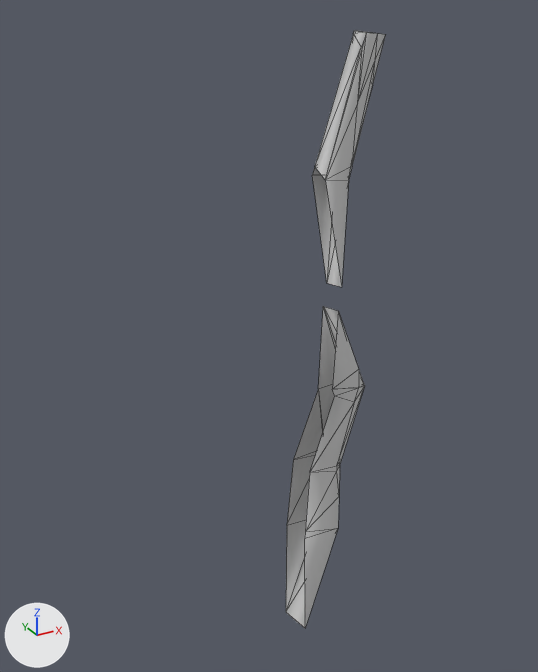
Before and after pictures for a commit that changed the glTF model Structures Plus/models/c90part_4d0ca440aa7650585b4c2aa8.glb.
Camera for both pictures: a 50 mm camera at (-2.159, -2.697, 1.627) aimed at (-1.186, -0.927, 0.743). Every picture has the same lights, and +X, +Y and +Z are marked at lower left. The older version comes first. Mesh edges are drawn as thin lines. Vertices at exactly the same position are counted once.

The scene before the commit, as lines of its bpy script (objects in view):
```python
me_mesh_0 = bpy.data.meshes.new('Mesh_0')
me_mesh_0.from_pydata(...)  # 60 vertices, 99 faces; spans x -1.12..-0.87, y -1.07..-0.88, z -0.33..1.58
# faces by material slot: [84, 15]
me_mesh_0.materials.append(mat_whitetrunk)  # light grey #d1d1d1
me_mesh_0.materials.append(mat_wood)  # light grey #d1d1d1
ob_cube = bpy.data.objects.new('Cube', me_mesh_0)
ob_cube.location = (0.0, 0.0, 0.0)
```
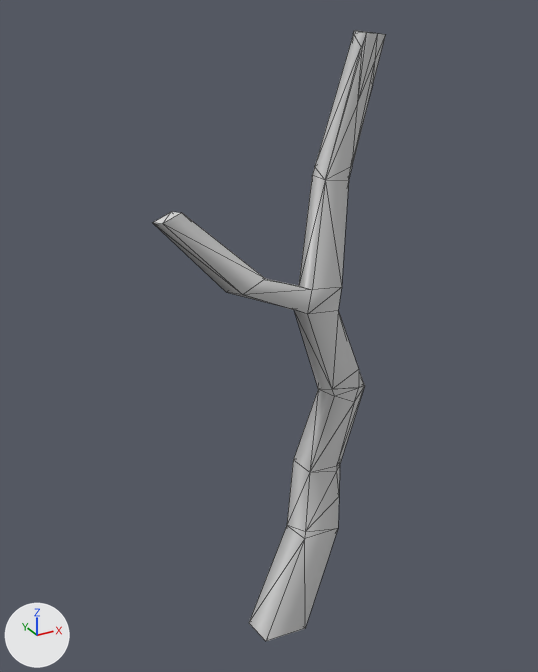
What differs and where, as boxes [x1, y1, x2, y2] in the pictures (538 x 672 px):
'Cube', reshaped (133% wider)
    before: [286, 30, 385, 628]
    after: [153, 30, 385, 641]
part 1 of me_mesh_0, added
    after: [153, 167, 342, 641]

The change, as a diff of the scene's bpy script:
```diff
--- a/Structures Plus/models/c90part_4d0ca440aa7650585b4c2aa8.glb.py
+++ b/Structures Plus/models/c90part_4d0ca440aa7650585b4c2aa8.glb.py
@@ me_mesh_0 @@
 # used by ob_cube; location = (0.0, 0.0, 0.0)
-me_mesh_0.from_pydata(...)  # 60 vertices, 99 faces; spans x -1.12..-0.87, y -1.07..-0.88, z -0.33..1.58
+me_mesh_0.from_pydata(...)  # 75 vertices, 146 faces; spans x -1.54..-0.87, y -1.07..-0.88, z -0.33..1.58
+# me_mesh_0 part 1
+# 15 vertices are added at x -1.54..-1.04, y -1.06..-0.94, z -0.31..1.17
+# 38 new faces join them, mat_whitetrunk (light grey #d1d1d1)
+# 9 new faces join them, mat_wood (light grey #d1d1d1)
 me_mesh_0.materials.append(mat_whitetrunk)
```
